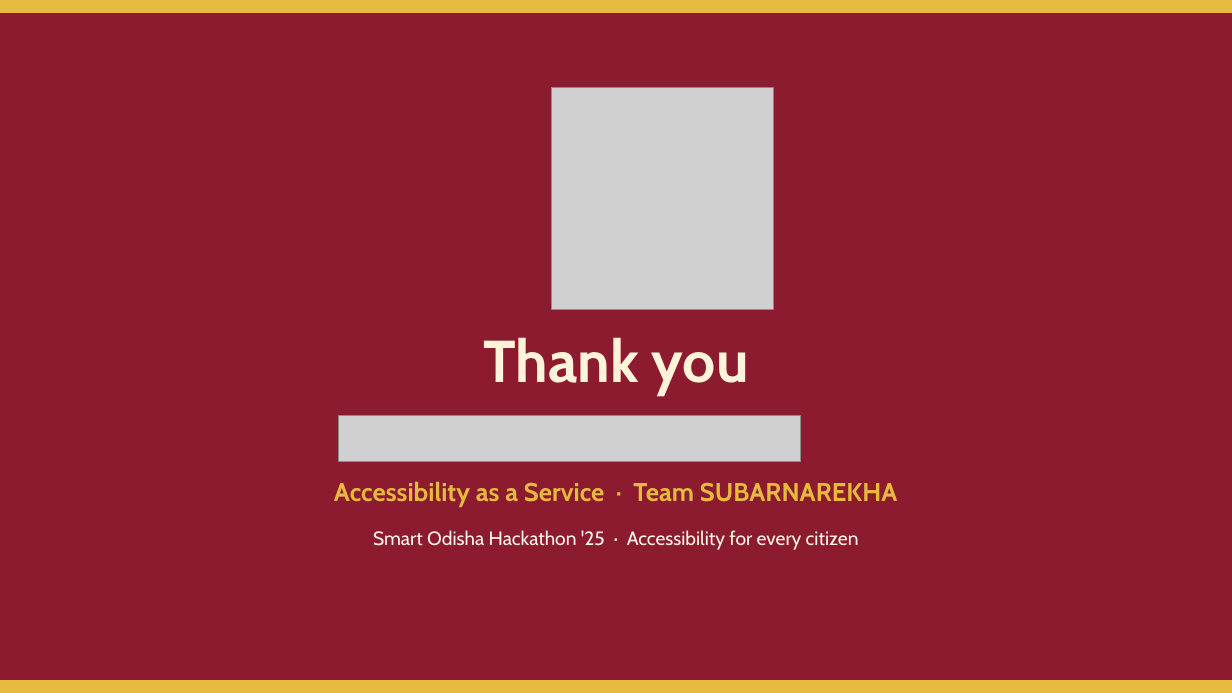
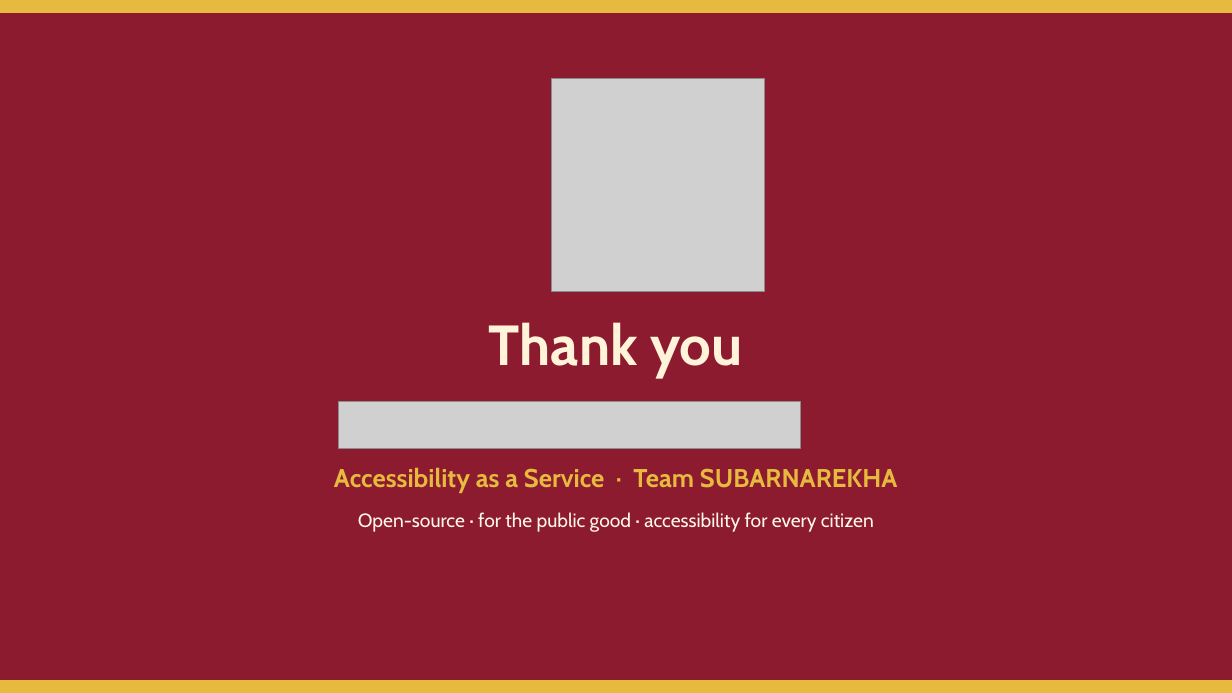
Before and after one commit to flashmindbox/AaaS, a slide deck: slide 19 of pitch/AaaS-Pitch.pptx (slide 16 before the commit). Drawn at 1232x693 pixels with LibreOffice and Linux fonts; fonts in the diff are those of the drawing; grey boxes stand for pictures. Boxes give left, top, right and bottom in pixels: in the first picture for what was removed or moved away, otherwise in the second. Text is boxed around its words. In the diff, an @@ line names an element or a change of style, - is before the commit and + after.

```diff
--- a/pitch/AaaS-Pitch.pptx
+++ b/pitch/AaaS-Pitch.pptx
@@ picture: place and size @@
-picture at [552,88,774,310]
+picture at [552,79,764,291]
@@ text "Thank you" at [489,322,743,378]: size 46 to 44 pt @@
@@ 2 texts, 1 picture: place and size @@
-2 texts, 1 picture at [334,337,898,507]
+2 texts, 1 picture at [334,322,898,493]
@@ text at [358,512,874,532]: text changed @@
-Smart Odisha Hackathon '25 · Accessibility for every citizen
+Open-source · for the public good · accessibility for every citizen
```
Also in this commit, not shown: 15 other slides changed, 3 slides added, 29 other files.
